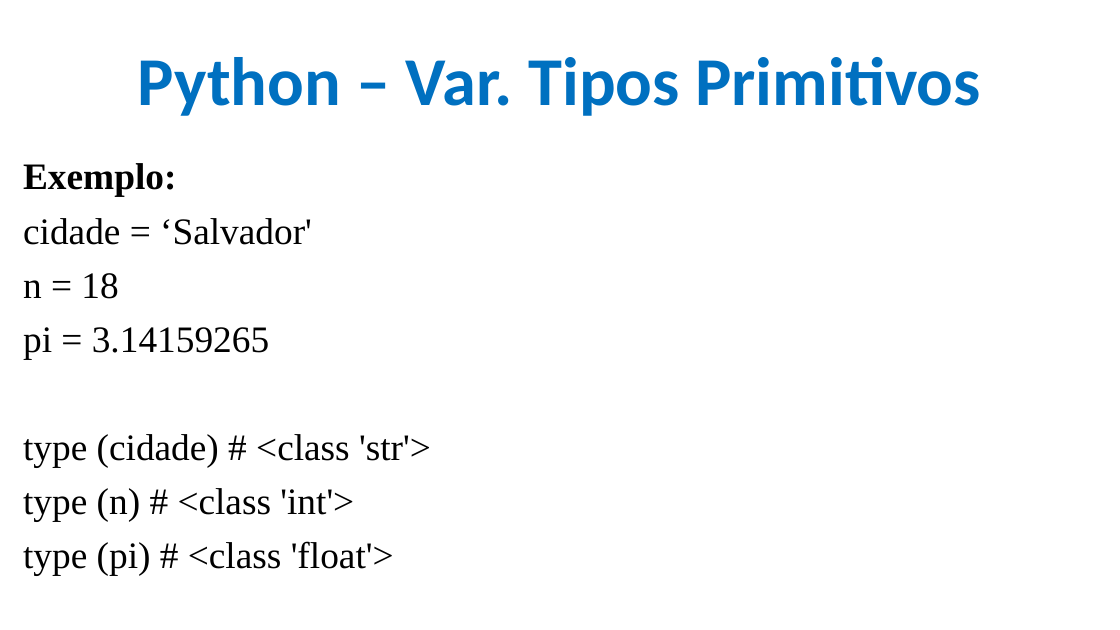
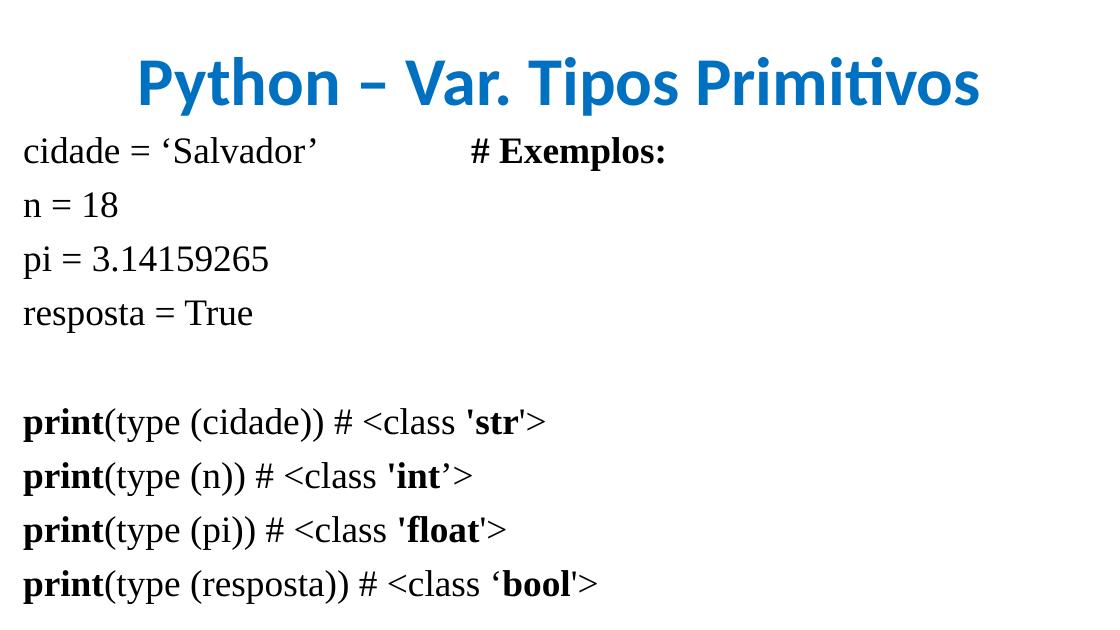
Before and after one commit to CloudEducationBrazil/WydenPythonParadigmas, a slide deck: slide 11 of 01 Classes/Aula 02 Programação Python - Variáveis e Expressões.pptx. Drawn at 1120x630 pixels with LibreOffice and Linux fonts; fonts in the diff are those of the drawing; background and template pictures are left out. Boxes give left, top, right and bottom in pixels: in the first picture for what was removed or moved away, otherwise in the second. Text is boxed around its words. In the diff, an @@ line names an element or a change of style, - is before the commit and + after.

```diff
--- a/01 Classes/Aula 02 Programação Python - Variáveis e Expressões.pptx
+++ b/01 Classes/Aula 02 Programação Python - Variáveis e Expressões.pptx
@@ text "cidade = ‘Salvador’ # Exemplos:": place and size @@
-text "cidade = ‘Salvador’ # Exemplos:" at (23,163,431,576)
+text "cidade = ‘Salvador’ # Exemplos:" at (23,137,599,603)
@@ text at (23,137,319,164): text changed @@
-Exemplo:
-cidade = ‘Salvador'
+cidade = ‘Salvador’ # Exemplos:
@@ text at (23,300,599,603): text changed @@
-type (cidade) # <class 'str'>
-type (n) # <class 'int'>
-type (pi) # <class 'float'>
+resposta = True
+print(type (cidade)) # <class 'str'>
+print(type (n)) # <class 'int’>
+print(type (pi)) # <class 'float'>
+print(type (resposta)) # <class ‘bool'>
```
Also in this commit, not shown: 3 other slides changed, 2 other files.
